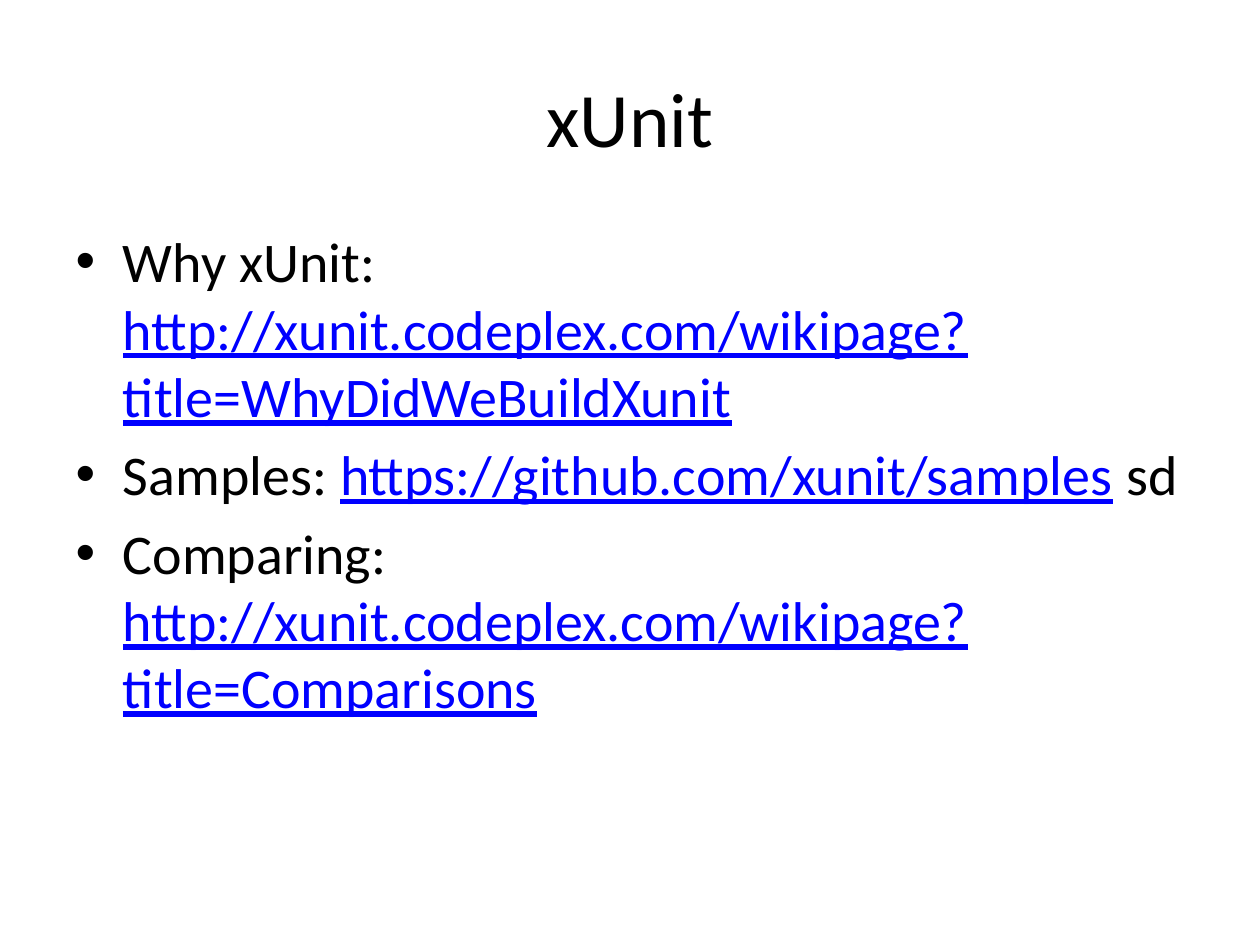
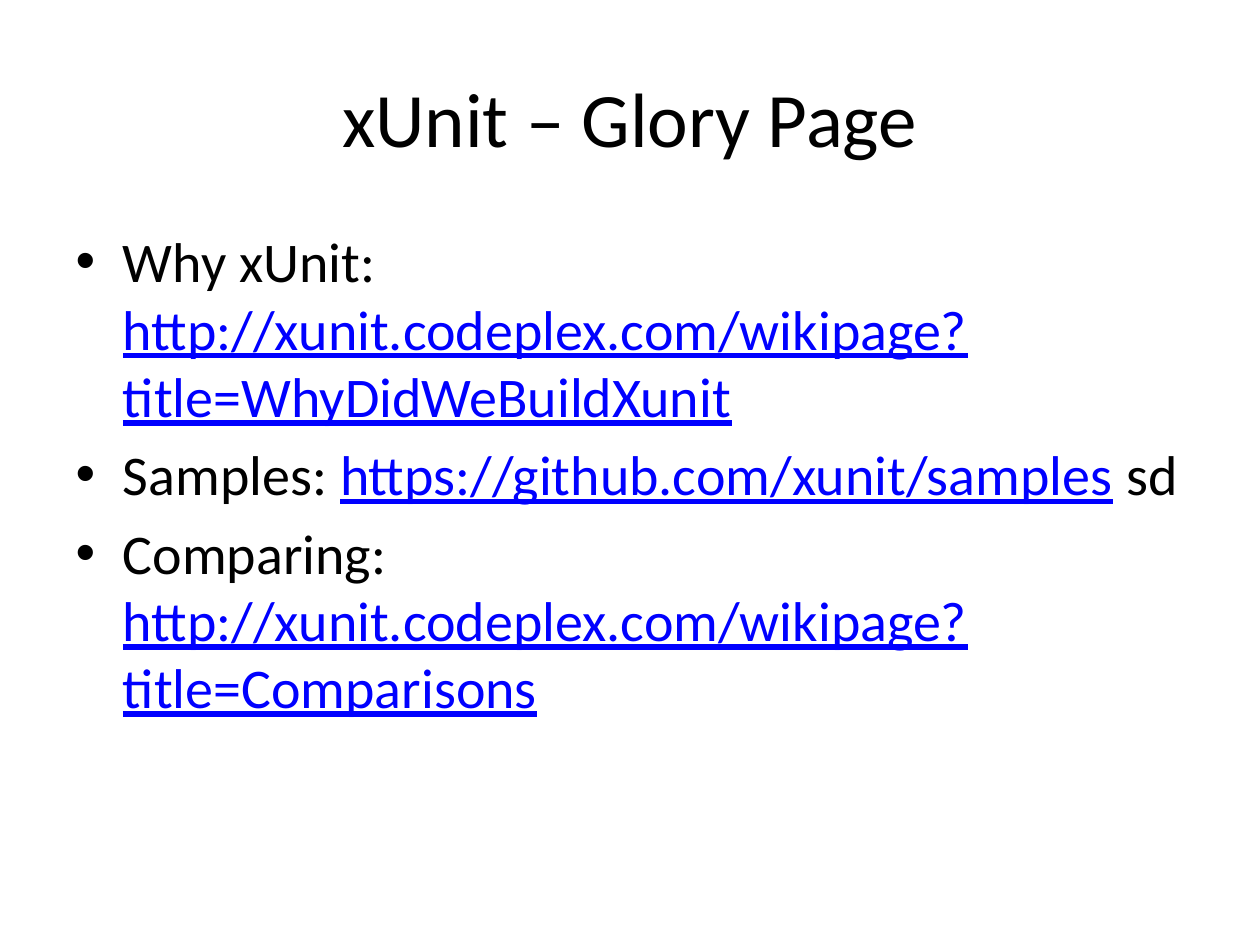
Before and after one commit to pellared/Examples, a slide deck: slide 33 of TddSample/TDD.pptx (slide 13 before the commit). Drawn at 1260x945 pixels with LibreOffice and Linux fonts; fonts in the diff are those of the drawing. Boxes give left, top, right and bottom in pixels: in the first picture for what was removed or moved away, otherwise in the second. Text is boxed around its words. In the diff, an @@ line names an element or a change of style, - is before the commit and + after.

```diff
--- a/TddSample/TDD.pptx
+++ b/TddSample/TDD.pptx
@@ title at bbox=[342, 93, 917, 161]: text changed @@
-xUnit
+xUnit – Glory Page
```
Also in this commit, not shown: 6 other slides changed, 4 slides removed, 1 other file.
